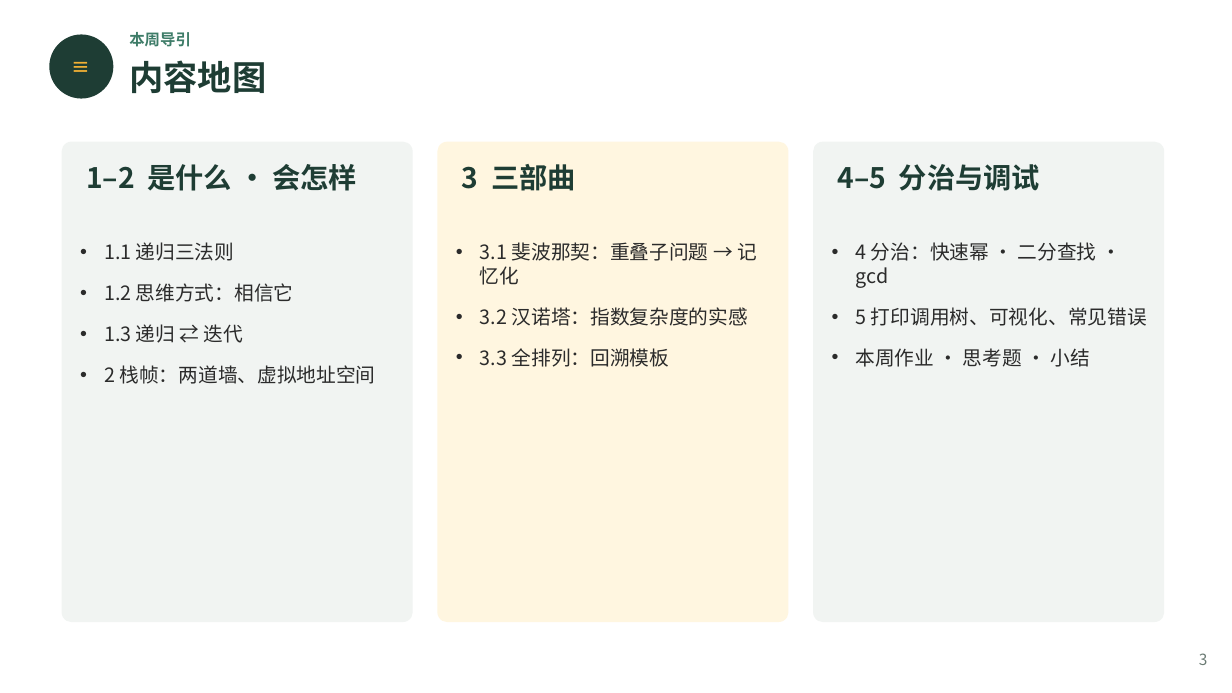
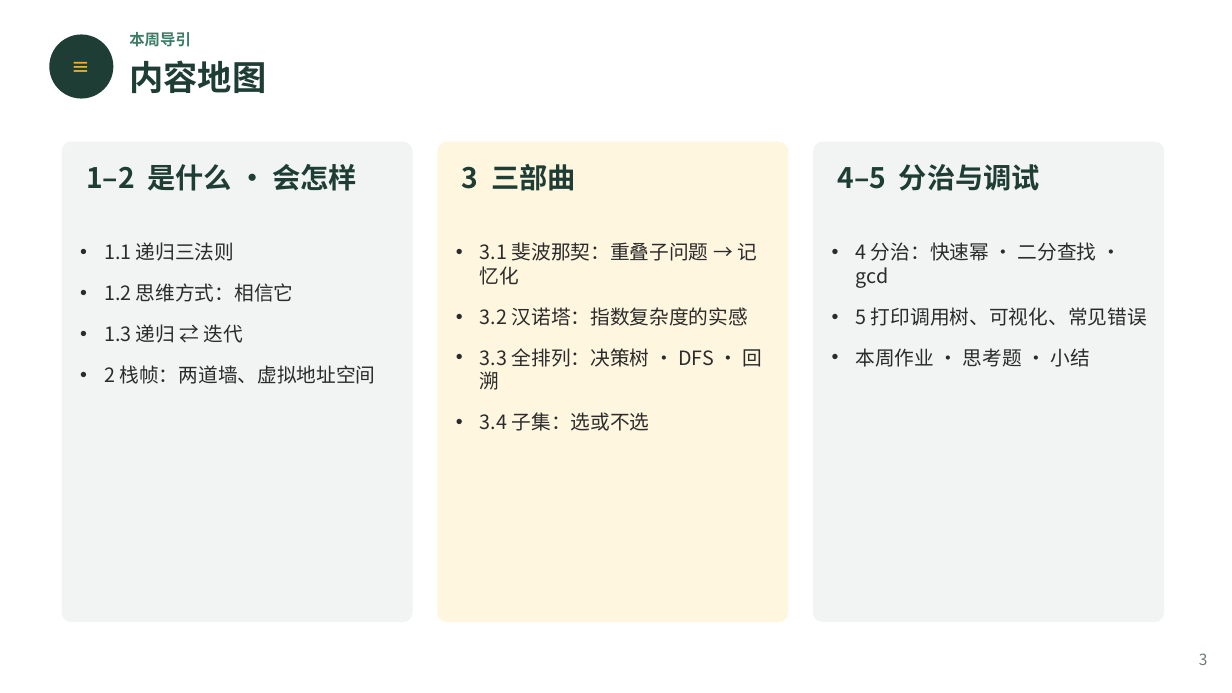
Before and after one commit to GMyhf/2026fall-cs101, a slide deck: slide 3 of courseware/202610_ADS_W08_Recursion.pptx. Drawn at 1232x693 pixels with LibreOffice and Linux fonts; fonts in the diff are those of the drawing. Boxes give left, top, right and bottom in pixels: in the first picture for what was removed or moved away, otherwise in the second. Text is boxed around its words. In the diff, an @@ line names an element or a change of style, - is before the commit and + after.

```diff
--- a/courseware/202610_ADS_W08_Recursion.pptx
+++ b/courseware/202610_ADS_W08_Recursion.pptx
@@ text at box(480, 348, 762, 431): text changed @@
-• 3.3 全排列：回溯模板
+• 3.3 全排列：决策树 · DFS · 回溯
+• 3.4 子集：选或不选
```
Also in this commit, not shown: 16 other slides changed, 6 slides added, 9 other files.
